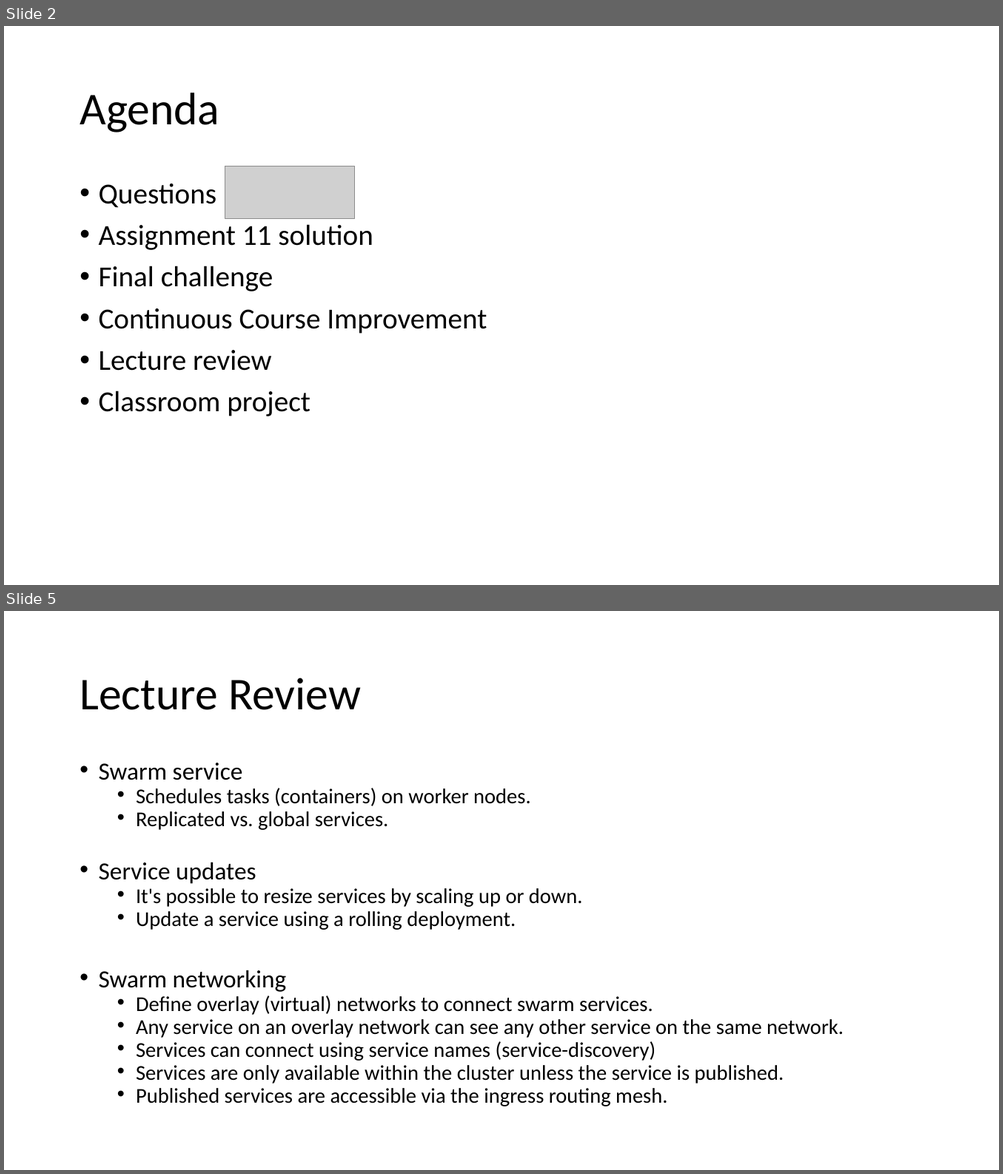
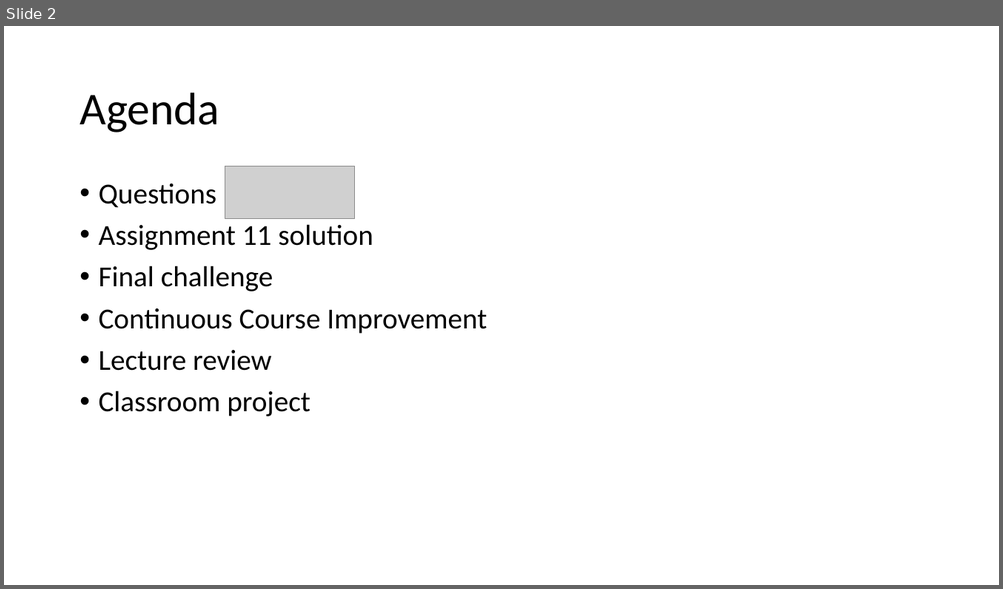
Before and after one commit to jasondbaker/infrastructure-class, a slide deck: review/lecture-review-week-13.pptx. Shown one above the other, each under a label of ours: slides 2 and 5 before the commit, slide 2 after it; the slides between them are not shown. The pictures are 1003x1174 and 1003x589 pixels, drawn with LibreOffice and Linux fonts; fonts in the diff are those of the drawing; grey boxes stand for pictures. Boxes give left, top, right and bottom in pixels: in the first picture for what was removed or moved away, otherwise in the second. Text is boxed around its words. In the diff, an @@ line names an element or a change of style, - is before the commit and + after.

Commit message:
update all lecture review presentations

```diff
--- a/review/lecture-review-week-13.pptx
+++ b/review/lecture-review-week-13.pptx
@@ slide 5 removed at box(4, 611, 999, 1170), background #FFFFFF @@
@@ title removed at box(79, 678, 361, 710) @@
-Lecture Review
@@ text removed at box(99, 763, 843, 1107) @@
-• Swarm service
-  • Schedules tasks (containers) on worker nodes.
-  • Replicated vs. global services.
-• Service updates
-  • It's possible to resize services by scaling up or down.
-  • Update a service using a rolling deployment.
-• Swarm networking
-  • Define overlay (virtual) networks to connect swarm services.
-  • Any service on an overlay network can see any other service on the same network.
-  • Services can connect using service names (service-discovery)
-  • Services are only available within the cluster unless the service is published.
-  • Published services are accessible via the ingress routing mesh.
```
Also in this commit, not shown: 3 slides changed, 9 other files.
